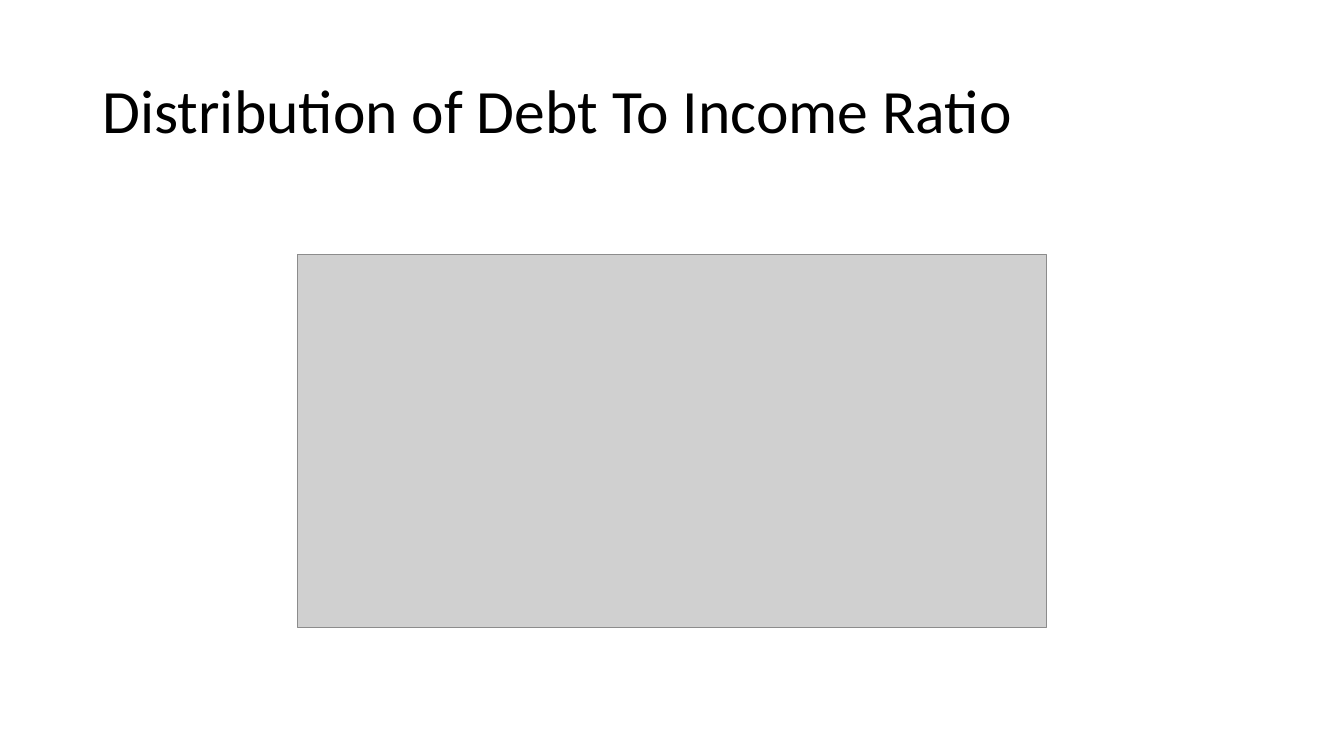
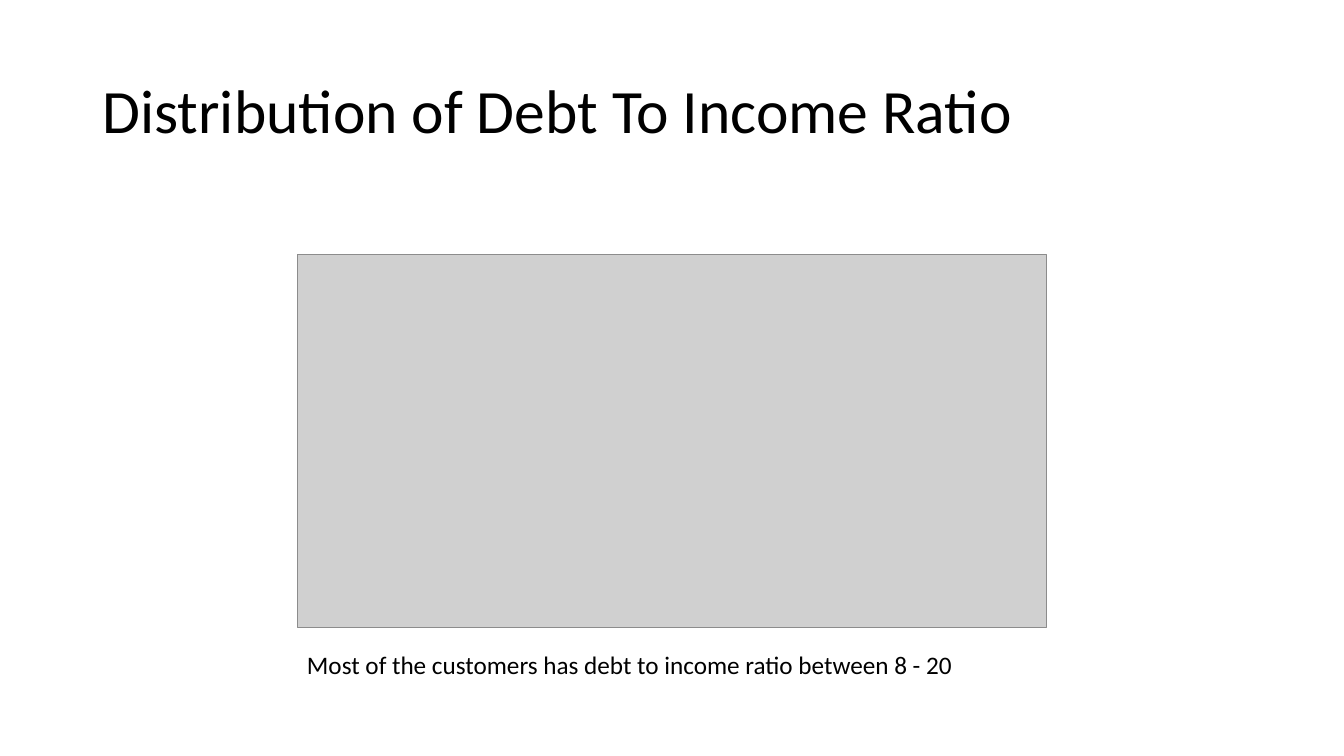
Before and after one commit to vjereme/Lending_Club_CaseStudy, a slide deck: slide 11 of Lending_Club_CaseStudy_Syed_Jereme.pptx. Drawn at 1344x756 pixels with LibreOffice and Linux fonts; fonts in the diff are those of the drawing; grey boxes stand for pictures. Boxes give left, top, right and bottom in pixels: in the first picture for what was removed or moved away, otherwise in the second. Text is boxed around its words. In the diff, an @@ line names an element or a change of style, - is before the commit and + after.

```diff
--- a/Lending_Club_CaseStudy_Syed_Jereme.pptx
+++ b/Lending_Club_CaseStudy_Syed_Jereme.pptx
@@ text added at (307, 656, 952, 675), 18 pt, text #000000 @@
+Most of the customers has debt to income ratio between 8 - 20
```
Also in this commit, not shown: 9 other slides changed, 1 slide removed, 1 other file.
